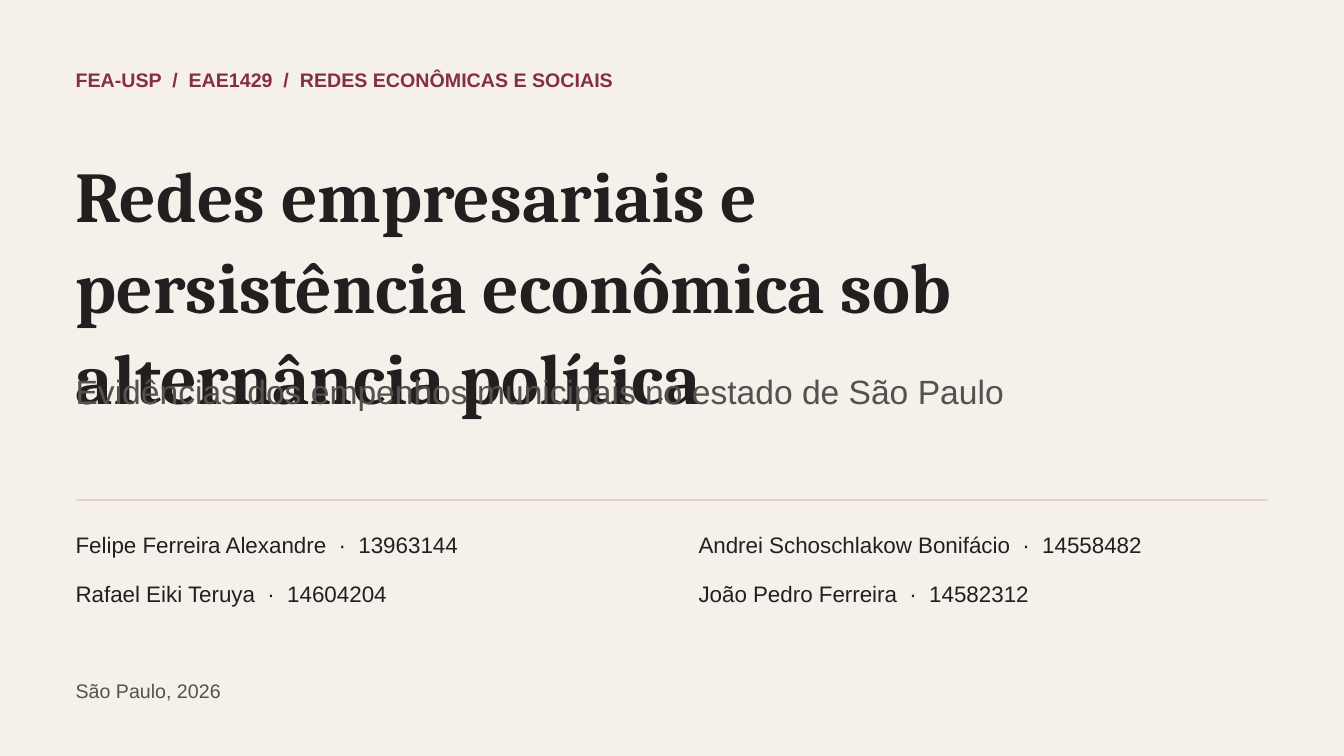
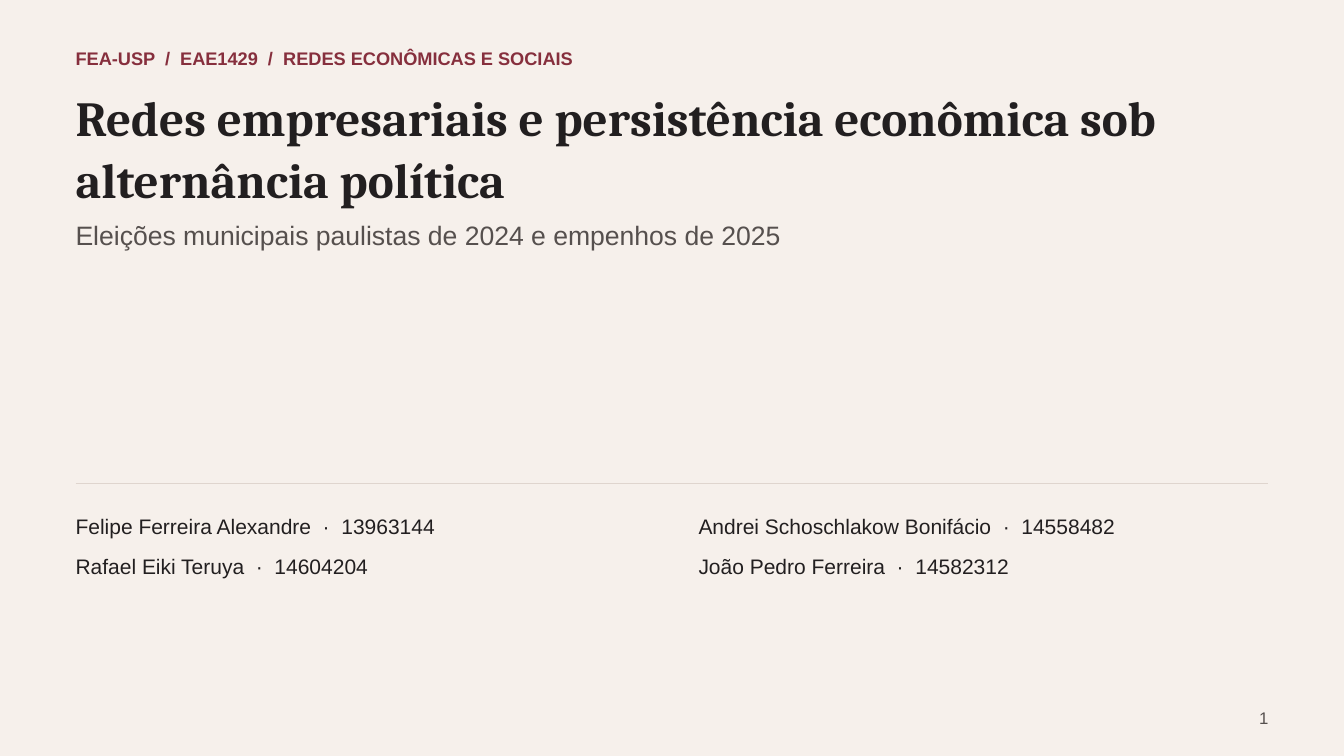
Before and after one commit to rafaelt0/redes-empresariais-alternancia-politica, a slide deck: slide 1 of output/deck.pptx. Drawn at 1344x756 pixels with LibreOffice and Linux fonts; fonts in the diff are those of the drawing. Boxes give left, top, right and bottom in pixels: in the first picture for what was removed or moved away, otherwise in the second. Text is boxed around its words. In the diff, an @@ line names an element or a change of style, - is before the commit and + after.

Commit message:
feat: reestruturar apresentação sobre redes e alternância política

```diff
--- a/output/deck.pptx
+++ b/output/deck.pptx
@@ text "FEA-USP / EAE1429 / REDES ..." moved from (x1=76, y1=72, x2=613, y2=87) to (x1=76, y1=51, x2=573, y2=65) @@
@@ text "FEA-USP / EAE1429 / REDES ..." at (x1=76, y1=51, x2=573, y2=65): size 14 to 13 pt @@
@@ text "Redes empresariais e persistência econômica ..." moved from (x1=76, y1=172, x2=951, y2=419) to (x1=76, y1=101, x2=1156, y2=209) @@
@@ text "Redes empresariais e persistência econômica ..." at (x1=76, y1=101, x2=1156, y2=209): size 51 to 35 pt @@
@@ text added at (x1=76, y1=225, x2=780, y2=250), 19 pt, text #56504E @@
+Eleições municipais paulistas de 2024 e empenhos de 2025
@@ text removed at (x1=76, y1=377, x2=1004, y2=411) @@
-Evidências dos empenhos municipais no estado de São Paulo
@@ 2 texts, 1 line moved together from (x1=76, y1=500, x2=1268, y2=558) to (x1=76, y1=484, x2=1268, y2=539) @@
@@ text "Rafael Eiki Teruya · 14604204" moved from (x1=76, y1=585, x2=386, y2=607) to (x1=76, y1=558, x2=367, y2=579) @@
@@ size 16 to 15 pt in 4 elements at (x1=76, y1=518, x2=434, y2=539), (x1=699, y1=518, x2=1114, y2=534), (x1=76, y1=558, x2=367, y2=579), (x1=699, y1=558, x2=1008, y2=574) @@
@@ text "João Pedro Ferreira · 14582312" moved from (x1=699, y1=585, x2=1028, y2=603) to (x1=699, y1=558, x2=1008, y2=574) @@
@@ text removed at (x1=76, y1=684, x2=221, y2=701) @@
-São Paulo, 2026
@@ text added at (x1=1259, y1=712, x2=1268, y2=724), 12 pt, text #56504E @@
+1
```
Also in this commit, not shown: 2 other slides changed, 6 slides added, 9 slides removed, 12 other files.
